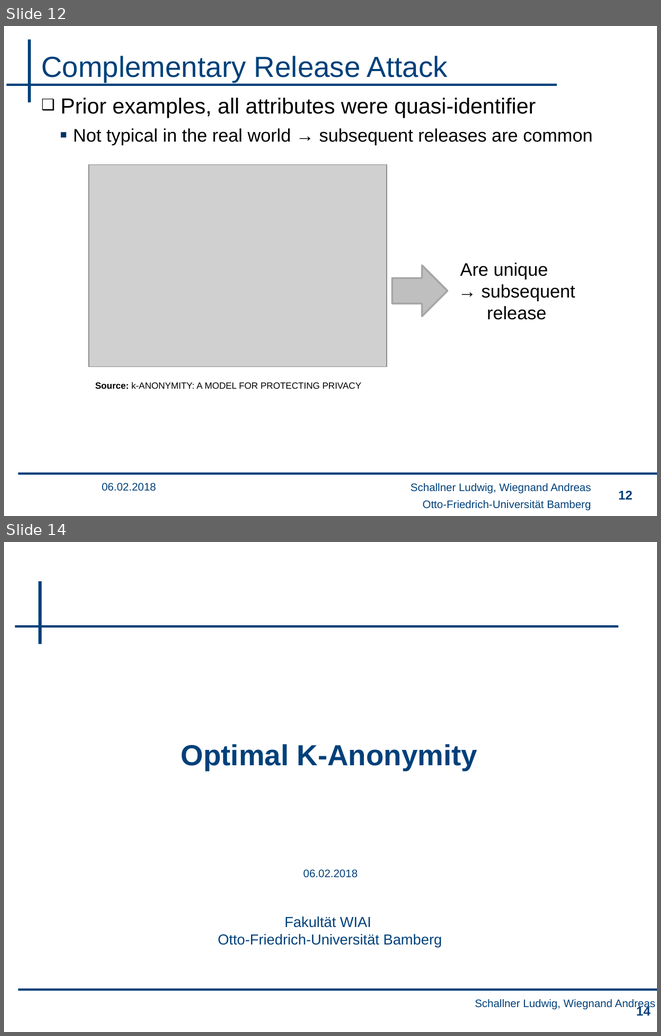
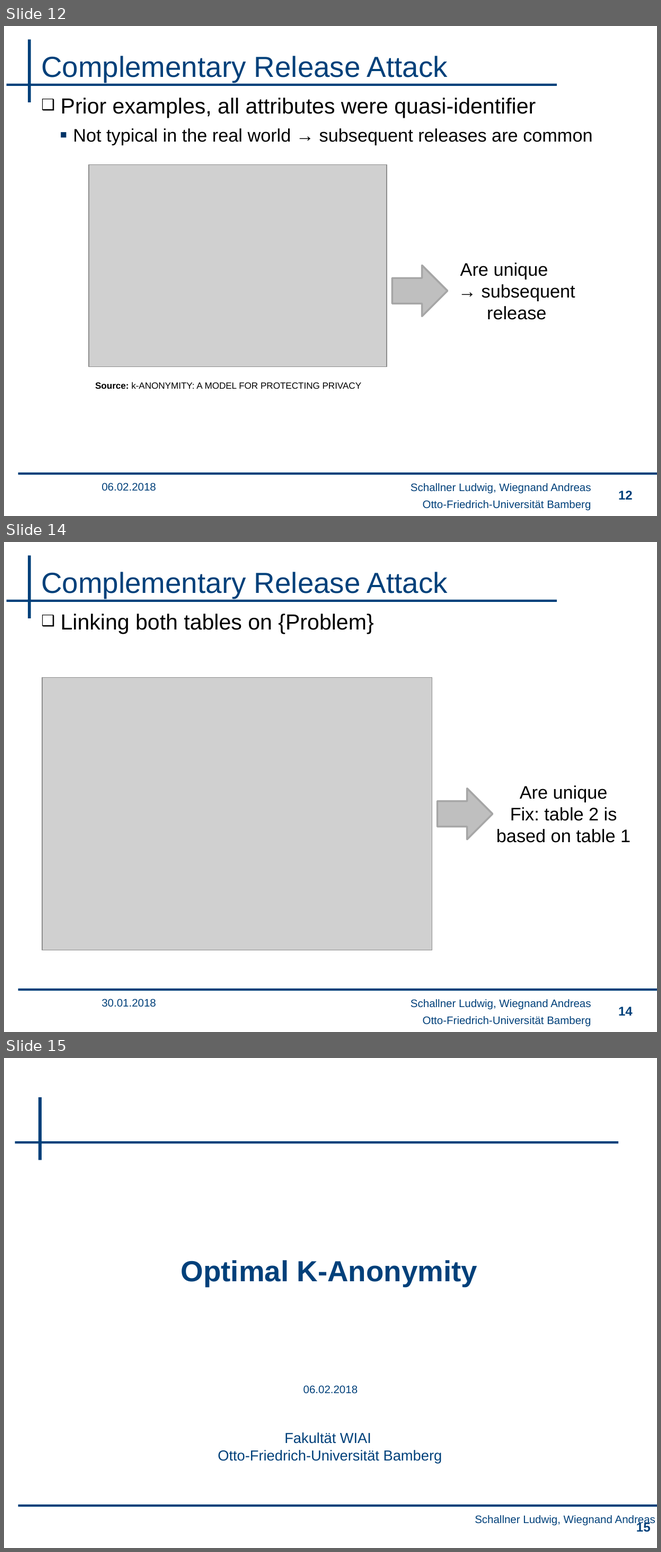
Before and after one commit to wsgan001/PSI-MSem, a slide deck: presentation/sicherheits_final_anV3.pptx. Shown one above the other, each under a label of ours: slides 12 and 14 before the commit, slides 12, 14 and 15 after it; the slides between them are not shown. The pictures are 661x1036 and 661x1552 pixels, drawn with LibreOffice and Linux fonts; fonts in the diff are those of the drawing; grey boxes stand for pictures; background and template pictures are left out. Boxes give left, top, right and bottom in pixels: in the first picture for what was removed or moved away, otherwise in the second. Text is boxed around its words. In the diff, an @@ line names an element or a change of style, - is before the commit and + after.

```diff
--- a/presentation/sicherheits_final_anV3.pptx
+++ b/presentation/sicherheits_final_anV3.pptx
@@ slide 14 added at (4,542,657,1032), background #FFFFFF; not listed: 4 template elements that a slide beside it also shows @@
@@ title added at (41,572,448,598), 32 pt, text #00407A @@
+Complementary Release Attack
@@ text added at (61,614,373,634), 24 pt, text #000000 @@
+❑ Linking both tables on {Problem}
@@ picture added at (42,678,432,950) @@
@@ right arrow added at (438,788,493,839), fill #BFBFBF, outline #A6A6A6 2 pt @@
@@ text added at (496,785,630,843), 20 pt, text #000000 @@
+Are unique
+Fix: table 2 is based on table 1
@@ text added at (102,998,156,1007), 12 pt, text #00407A @@
+30.01.2018
@@ text added at (411,999,591,1009), 12 pt, text #00407A @@
+Schallner Ludwig, Wiegnand Andreas
@@ page number added at (618,1006,633,1015), 14 pt, text #00407A @@
+14
@@ what was slide 14 is now slide 15 @@
@@ page number at (636,1521,651,1532): text changed @@
-14
+15
```
Also in this commit, not shown: 2 slides changed, 2 other files.
